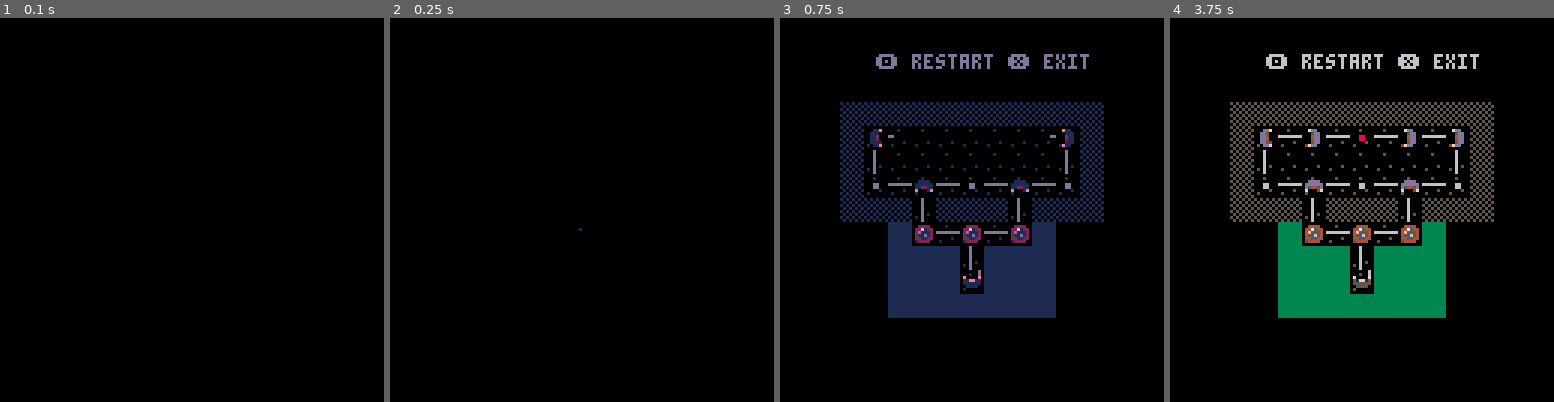
Above: before the commit, frames 1-4 (left to right).
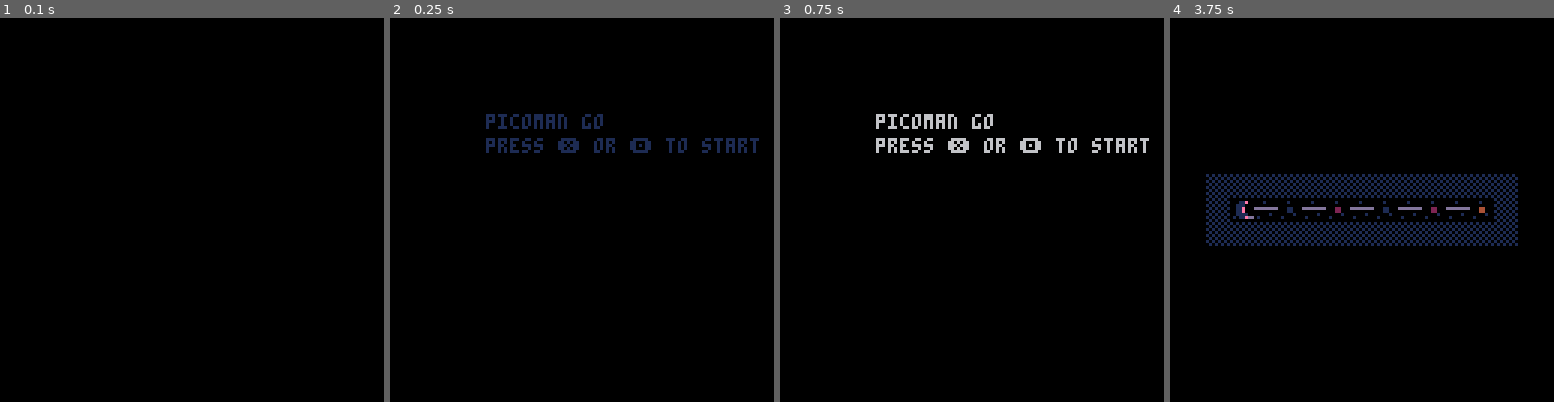
Above: after the commit, the same moments.

Repository: wesen/carts
Game: PICO-8 cartridge pico-go.p8
Two runs of this game, one before a commit and one after it. Both use one fixed random seed, a clock stepped at 60 frames per second and the inputs below.
Inputs:
- Up to frame 1 (0.1 s): no input
- Up to frame 2 (0.25 s): no input
- Up to frame 3 (0.75 s): tap X (X key) at 0.33 s; tap O (Z key) at 0.7 s
- Up to frame 4 (3.75 s): tap X (X key) at 1.07, 1.85, 2.97 s; hold Right 1.6-2.1 s; tap O (Z key) every 0.4 s from 1.7 to 3.7 s; hold Up 2.15-2.42 s; hold Right 2.47-3.03 s; hold Left 3.08-3.58 s; hold Down from 3.63 s (still down)

Frame 1 is identical in both runs. In frame 2, 1.7% of the frame differs, in the area x 25-97%, y 25-56%; in frame 3, 18%; in frame 4, 21%, in the area x 9-91%, y 9-79%.

Commit message:
Display question mark, minor fixes

Diff:
--- a/pico-go.p8
+++ b/pico-go.p8
@@ -311,8 +311,8 @@
 metalevel_bbox=bbox(v2(112,0),v2(125,3))
 
 -- debug flags
-dbg_skip_start=true
-dbg_skip_metalevel=true
+dbg_skip_start=false
+dbg_skip_metalevel=false
 dbg_auto_win=false
 dbg_start_level=5
 dbg_draw=false
@@ -763,13 +763,13 @@
 function class_mover:draw()
  if (is_blink) return
  local c=nil
- if (#self.follow_path>0) c="?"
  if self.is_dead then
   local v=death_directions[self.death_direction]
   espr(self.start_spr+5,
       (self.node.x+v[1])*8,
-      (self.node.y+v[2])*8,c,false)
+      (self.node.y+v[2])*8,nil,false)
  else
+  if (#self.follow_path>0) c="?"
   espr(self.start_spr+self.direction-1,self.node.x*8+round(self.x),self.node.y*8+round(self.y),c,true)
  end
 end
@@ -864,6 +864,7 @@
       printh(n:str())
      end
      enemy.follow_path=path
+     make_explosion(v2(enemy.node.x*8,enemy.node.y*8),2)
      local next=path[#path]
      local i_dir=get_i_dir(enemy.node,next)
      printh("i_dir frm "..enemy.node:str().." to "..next:str().." -> "..tostr(i_dir))
@@ -880,8 +881,9 @@
 -- only called in the correct states
 function class_player:do_turn()
  return add_cr(function()
+  local rock_thrown=false
 ::again::
-  if self.node.is_rock then
+  if self.node.is_rock and not rock_thrown then
    self.node.spr=node_spr
    self:add_rock_arrows()
    printh("on rock")
@@ -892,9 +894,10 @@
   while true do
    for i=1,4 do
     if btnp(i-1) then
-     if self.node.is_rock then
+     if self.node.is_rock and not rock_thrown then
       local cr=self:throw_rock(i)
       if cr!=nil then
+       rock_thrown=true
        arrows:clear()
        wait_for_cr(cr)
        goto again
@@ -907,7 +910,7 @@
        arrows:clear()
        wait_for_cr(cr)
        -- pick up rock
-       if self.node.is_rock then
+       if self.node.is_rock and not rock_thrown then
         goto again
        else
         goto end_
@@ -1123,6 +1126,7 @@
   x smoke on landing rock
   x draw expanding rectangle
   x show status of following enemies
+  - add surprise particles on enemies
 - better fx when crossing paths
 - add hide in plant sfx
 - add crossing sfx
@@ -1435,7 +1439,8 @@
  doshake()
  camera(shakex,shakey)
  if self.state==state_start_screen and not is_blink then
-  print("picoman go",32,32)
+  print("picoman go",32,32,7)
+  print("press ❎ or 🅾️ to start",32,40,7)
  elseif self.state==state_finish_game and not is_blink then
   print("you won",32,32)
  elseif self.state==state_end_screen then
